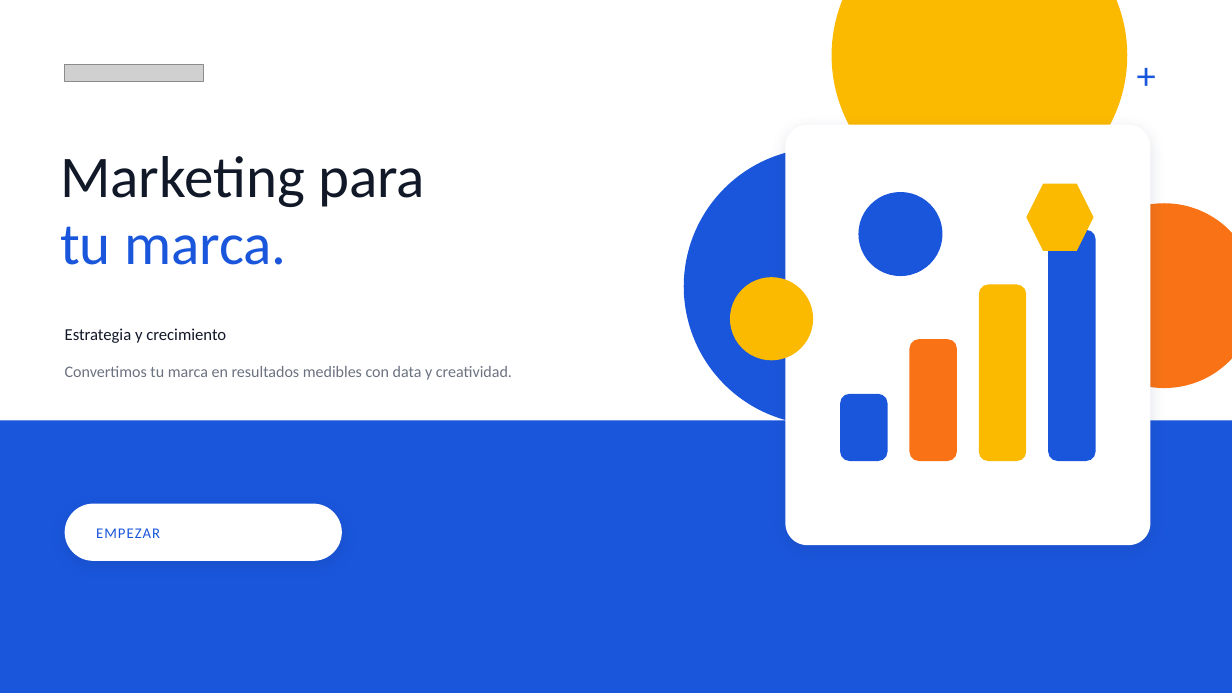
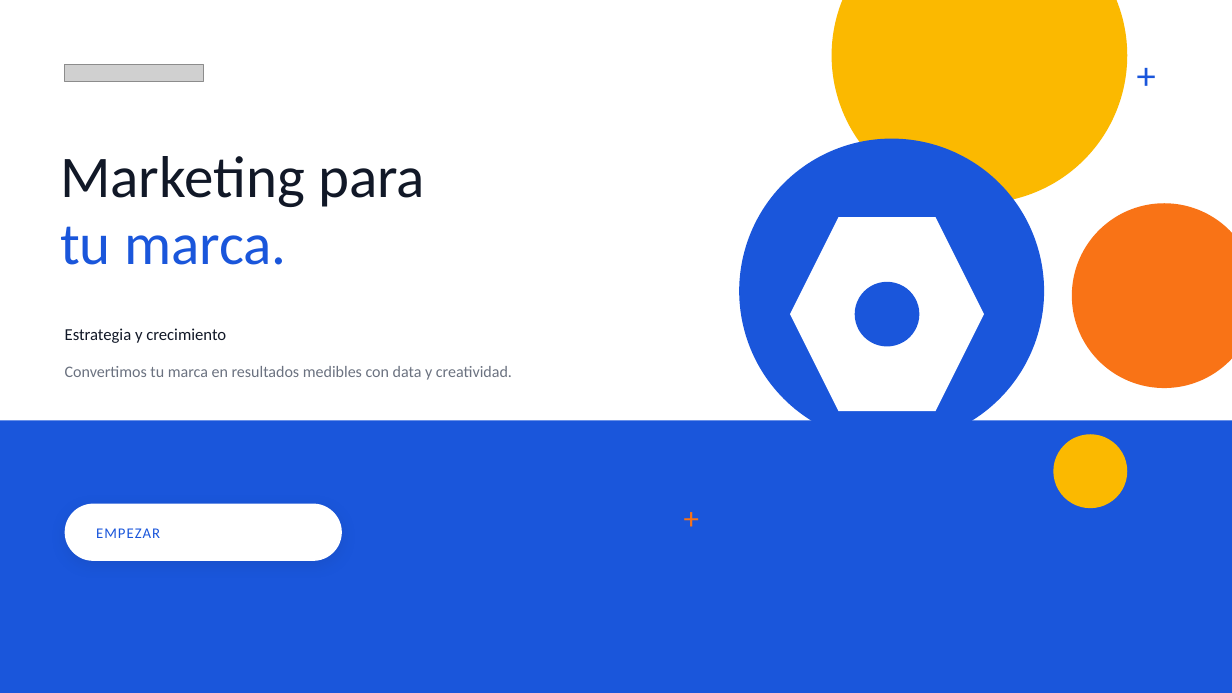
Before and after one commit to hector-perpetual/perpetual-design-system-4, a slide deck: slide 1 of dist/perpetual-marketing-template.pptx. Drawn at 1232x693 pixels with LibreOffice and Linux fonts; fonts in the diff are those of the drawing; grey boxes stand for pictures. Boxes give left, top, right and bottom in pixels: in the first picture for what was removed or moved away, otherwise in the second. Text is boxed around its words. In the diff, an @@ line names an element or a change of style, - is before the commit and + after.

```diff
--- a/dist/perpetual-marketing-template.pptx
+++ b/dist/perpetual-marketing-template.pptx
@@ ellipse: place and size @@
-ellipse at <box>684,148,961,425</box>
+ellipse at <box>739,139,1044,444</box>
@@ rounded rectangle removed at <box>786,125,1151,545</box> @@
@@ hexagon removed at <box>1027,184,1094,251</box> @@
@@ hexagon added at <box>790,217,984,411</box>, fill #FFFFFF @@
@@ rounded rectangle removed at <box>1048,230,1095,461</box> @@
@@ ellipse: place and size @@
-ellipse at <box>859,192,943,276</box>
+ellipse at <box>855,282,920,347</box>
@@ rounded rectangle removed at <box>979,285,1026,461</box> @@
@@ rounded rectangle removed at <box>909,339,957,461</box> @@
@@ rounded rectangle removed at <box>840,394,887,461</box> @@
@@ ellipse: place and size @@
-ellipse at <box>730,277,813,360</box>
+ellipse at <box>1054,434,1128,508</box>
@@ text added at <box>684,499,739,545</box>, 24 pt, text #F97316 @@
++
```
Also in this commit, not shown: 2 other slides changed, 3 other files.
